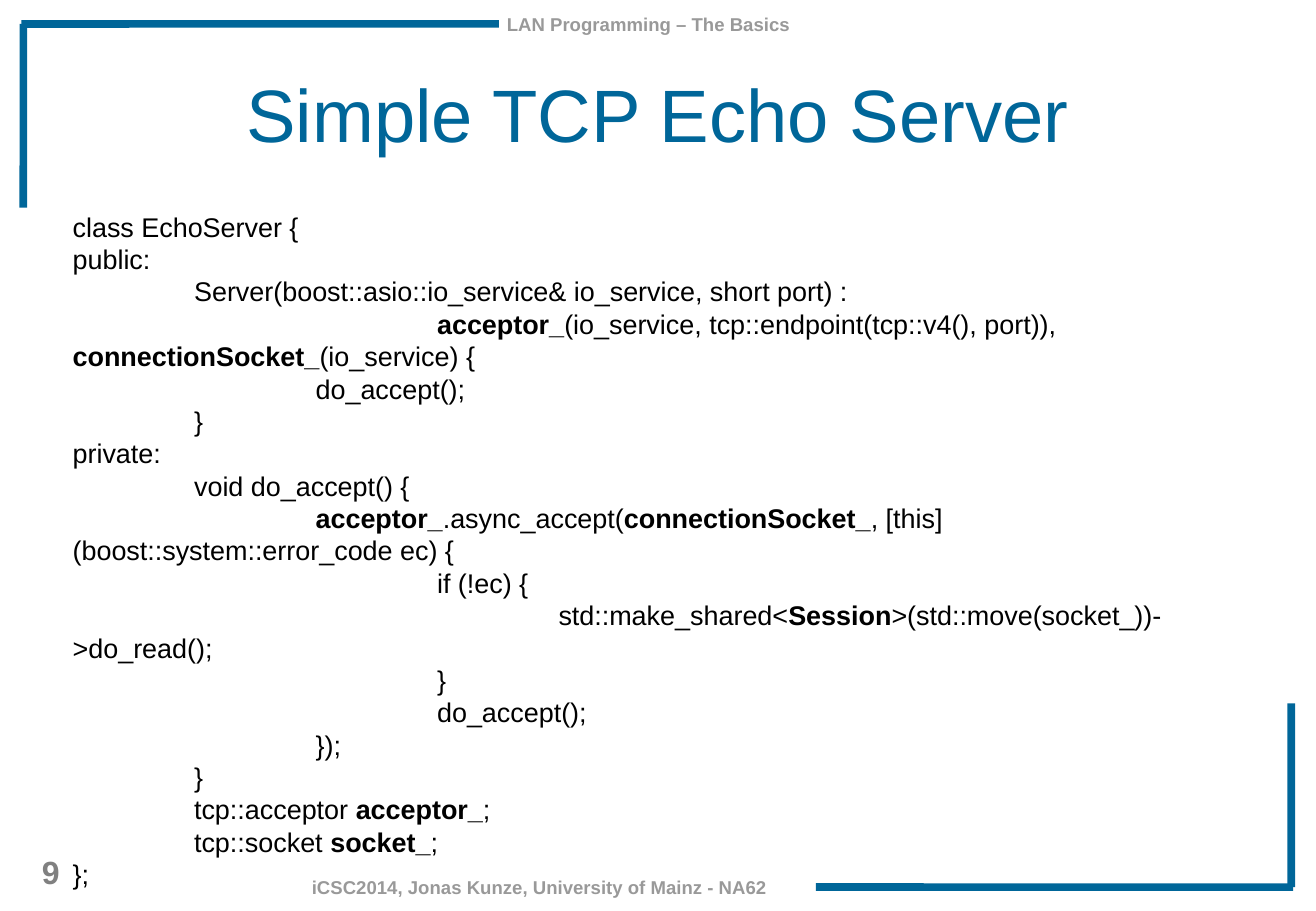
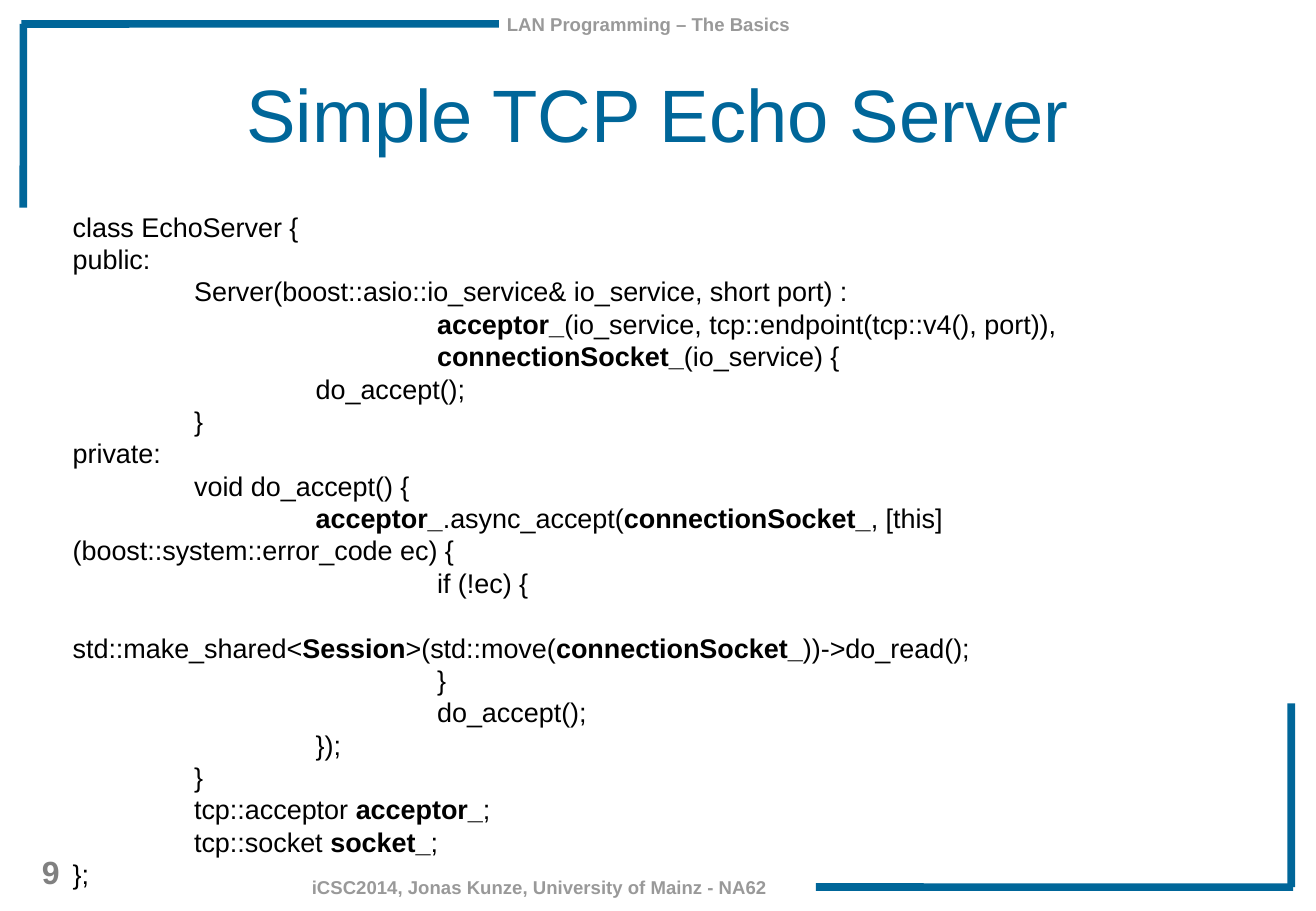
Before and after one commit to JonasKunze/icsc2014, a slide deck: slide 9 of iCSC-2014-Network-Libraries.odp. Drawn at 1316x911 pixels with LibreOffice and Linux fonts; fonts in the diff are those of the drawing; background and template pictures are left out. Boxes give left, top, right and bottom in pixels: in the first picture for what was removed or moved away, otherwise in the second. Text is boxed around its words. In the diff, an @@ line names an element or a change of style, - is before the commit and + after.

```diff
--- a/iCSC-2014-Network-Libraries.odp
+++ b/iCSC-2014-Network-Libraries.odp
@@ text at (x1=437, y1=314, x2=1056, y2=371): text changed @@
-acceptor_(io_service, tcp::endpoint(tcp::v4(), port)), connectionSocket_(io_service) {
+acceptor_(io_service, tcp::endpoint(tcp::v4(), port)),
+connectionSocket_(io_service) {
@@ text at (x1=73, y1=638, x2=970, y2=663): text changed @@
-std::make_shared<Session>(std::move(socket_))->do_read();
+std::make_shared<Session>(std::move(connectionSocket_))->do_read();
```
Also in this commit, not shown: 5 other slides changed, 11 slides added.
